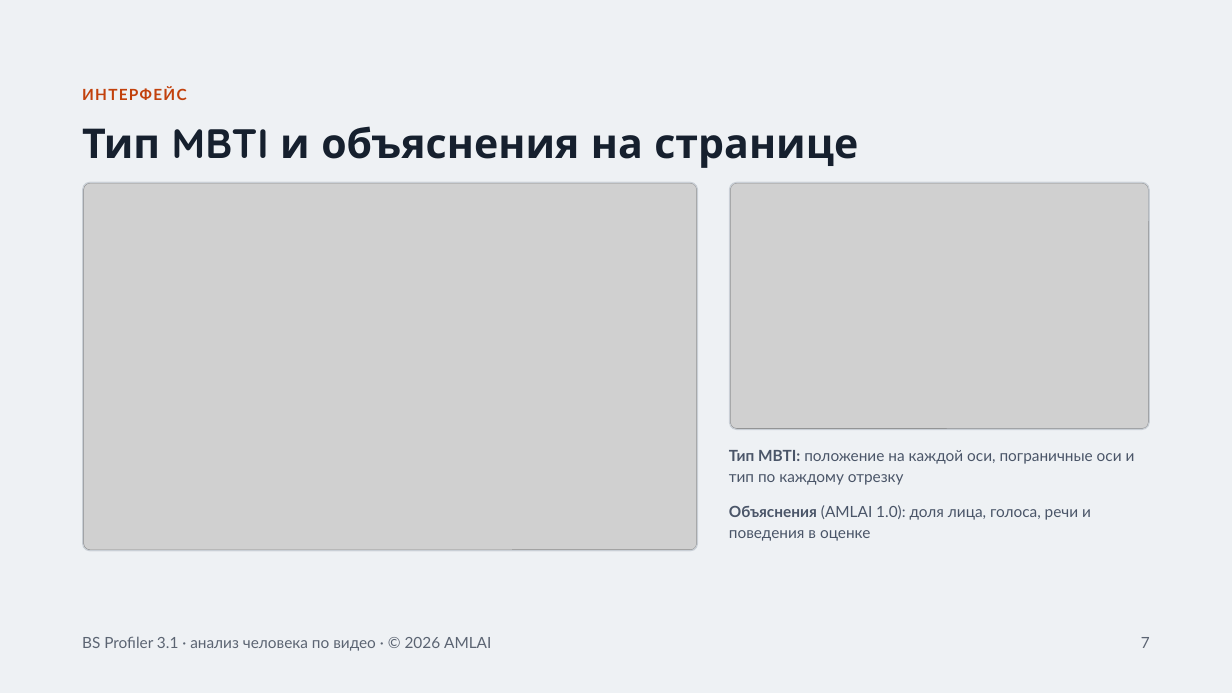
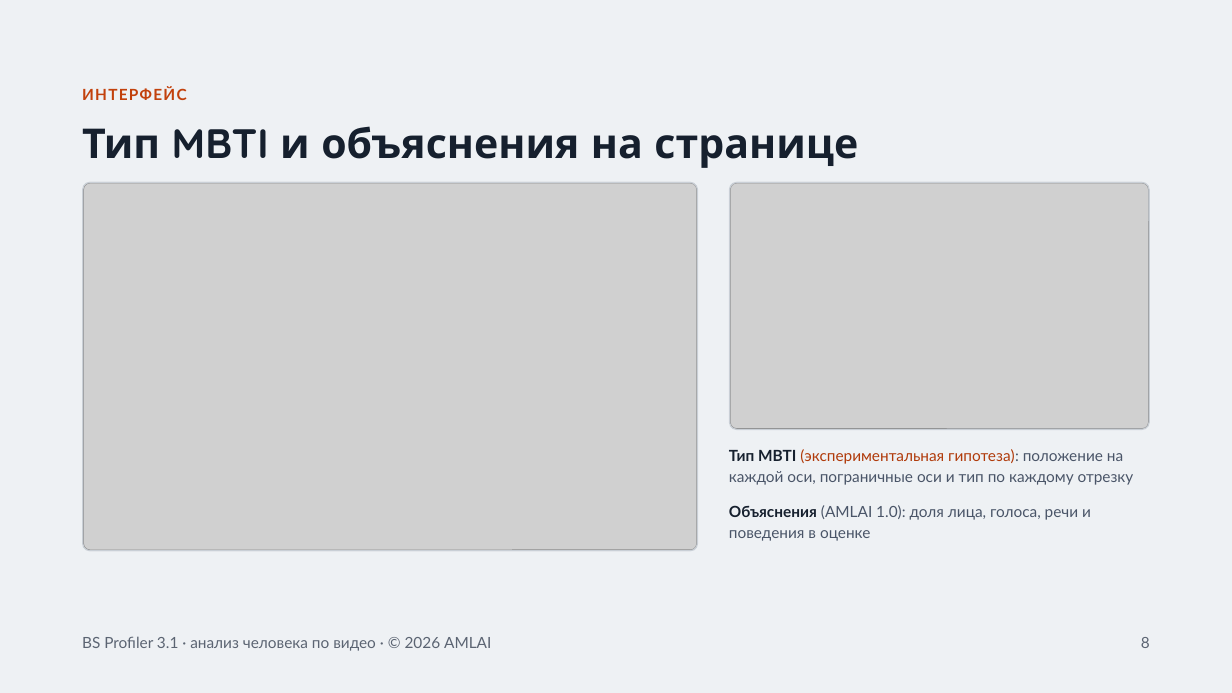
Before and after one commit to AML1969/bigfive-video, a slide deck: slide 8 of bs3-studio/docs/BS_Profiler_3.1_презентация.pptx (slide 7 before the commit). Drawn at 1232x693 pixels with LibreOffice and Linux fonts; fonts in the diff are those of the drawing; grey boxes stand for pictures. Boxes give left, top, right and bottom in pixels: in the first picture for what was removed or moved away, otherwise in the second. Text is boxed around its words. In the diff, an @@ line names an element or a change of style, - is before the commit and + after.

```diff
--- a/bs3-studio/docs/BS_Profiler_3.1_презентация.pptx
+++ b/bs3-studio/docs/BS_Profiler_3.1_презентация.pptx
@@ text at (x1=729, y1=449, x2=1134, y2=485): text changed @@
-Тип MBTI: положение на каждой оси, пограничные оси и тип по каждому отрезку
+Тип MBTI (экспериментальная гипотеза): положение на каждой оси, пограничные оси и тип по каждому отрезку
@@ text "Объяснения (AMLAI 1.0): доля лица, ..." at (x1=729, y1=505, x2=1091, y2=541): text colour #4A5568 to #16202E in "Объяснения" @@
@@ text at (x1=1141, y1=637, x2=1150, y2=648): text changed @@
-7
+8
```
Also in this commit, not shown: 9 other slides changed, 1 slide added.
